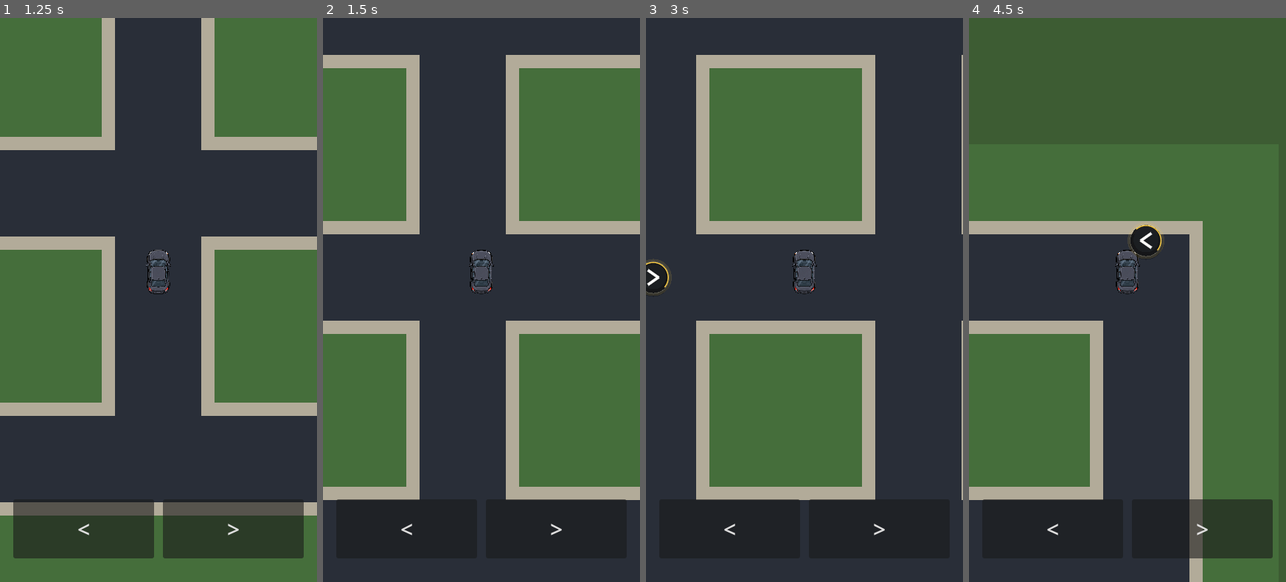
Above: before the commit, frames 1-4 (left to right).
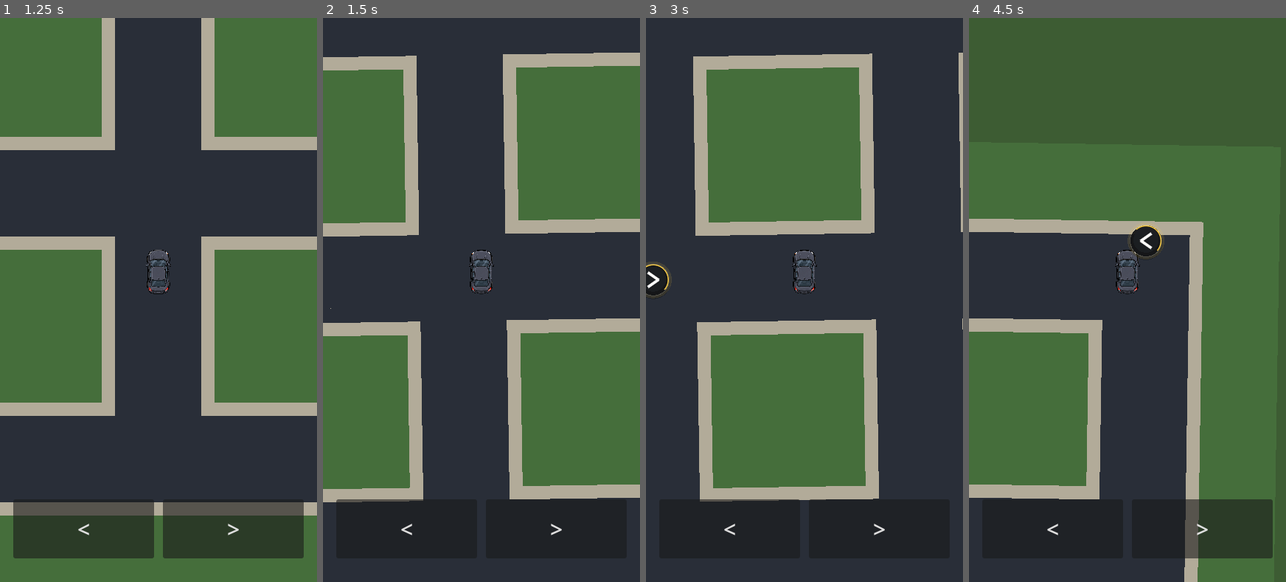
Above: after the commit, the same moments.

Repository: patrickcallahancomedy/comedian
Game: Godot game, scene res://scenes/drive/drive_module.tscn
Two runs of this game, one before a commit and one after it. Both use one fixed random seed, a clock stepped at 60 frames per second and the inputs below.
Inputs (mouse positions are in pixels of both pictures, inside the frame that each line leads up to):
- Up to frame 1 (1.25 s): click "START" at 0.5 s
- Up to frame 2 (1.5 s): tap Enter (ui_accept) at 1.25 s; move the mouse to (551, 271) at 1.27 s; hold Right from 1.28 s (still down); tap Space at 1.35 s; click (551, 271) at 1.42 s
- Up to frame 3 (3 s): tap Enter (ui_accept) at 1.52 s; release Right at 2 s; drag from (741, 328) to (788, 412) at 2.02 s; move the mouse to (836, 175) at 2.77 s; hold Right from 2.78 s (still down); tap Space at 2.85 s
- Up to frame 4 (4.5 s): release Right at 3.5 s; drag from (1111, 412) to (1032, 215) at 3.52 s; move the mouse to (1222, 384) at 4.27 s; hold Left from 4.28 s (still down); tap Space at 4.35 s

Frame 1 is identical in both runs. In frame 2, 3.1% of the frame differs, in the area x 0-100%, y 6-86%; in frame 3, 2.6%; in frame 4, 2.1%.

Commit message:
Slow turns and remove highway wobble

Diff:
--- a/godot/scripts/drive/drive_grid_controller.gd
+++ b/godot/scripts/drive/drive_grid_controller.gd
@@ -12,7 +12,7 @@
 const MAP = preload("res://scripts/drive/drive_grid_map.gd")
 
 const STEP_SECONDS := 1.0
-const TURN_SECONDS := 0.20
+const TURN_SECONDS := 0.34
 const DISPLAY_SCALE := 1.0
 const WORLD_SCALE := 2.0
 const WORLD_ZOOM := 4.5 * DISPLAY_SCALE * WORLD_SCALE
@@ -518,11 +518,7 @@
 		steering_feedback * STEERING_SWAY_PIXELS,
 		0.0
 	)
-	var highway_bob := 0.0
-	if road_kind == "highway":
-		highway_bob = sin(drive_time * 15.0) * 0.45
-
-	player_car.position = car_base_position + sway + Vector2(0.0, highway_bob)
+	player_car.position = car_base_position + sway
 	player_car.scale = Vector2.ONE * CAR_REFERENCE_SCALE * visual_cell_scale
 	player_car.rotation = steering_feedback * STEERING_LEAN_RADIANS
 
--- a/godot/tests/drive_grid_test.gd
+++ b/godot/tests/drive_grid_test.gd
@@ -191,6 +191,7 @@
 		_check(navigation.text == "", "Legacy text navigation should be blank")
 		_check(navigation.get_turn_hint().is_empty(), "Turn arrow should stay hidden before START")
 	_check(is_equal_approx(drive.STEP_SECONDS, 1.0), "Movement is not one block per second")
+	_check(is_equal_approx(drive.TURN_SECONDS, 0.34), "Turn timing changed")
 	_check(drive.road_kind == "neighborhood", "Drive does not start in neighborhood")
 
 	drive._start_drive()
